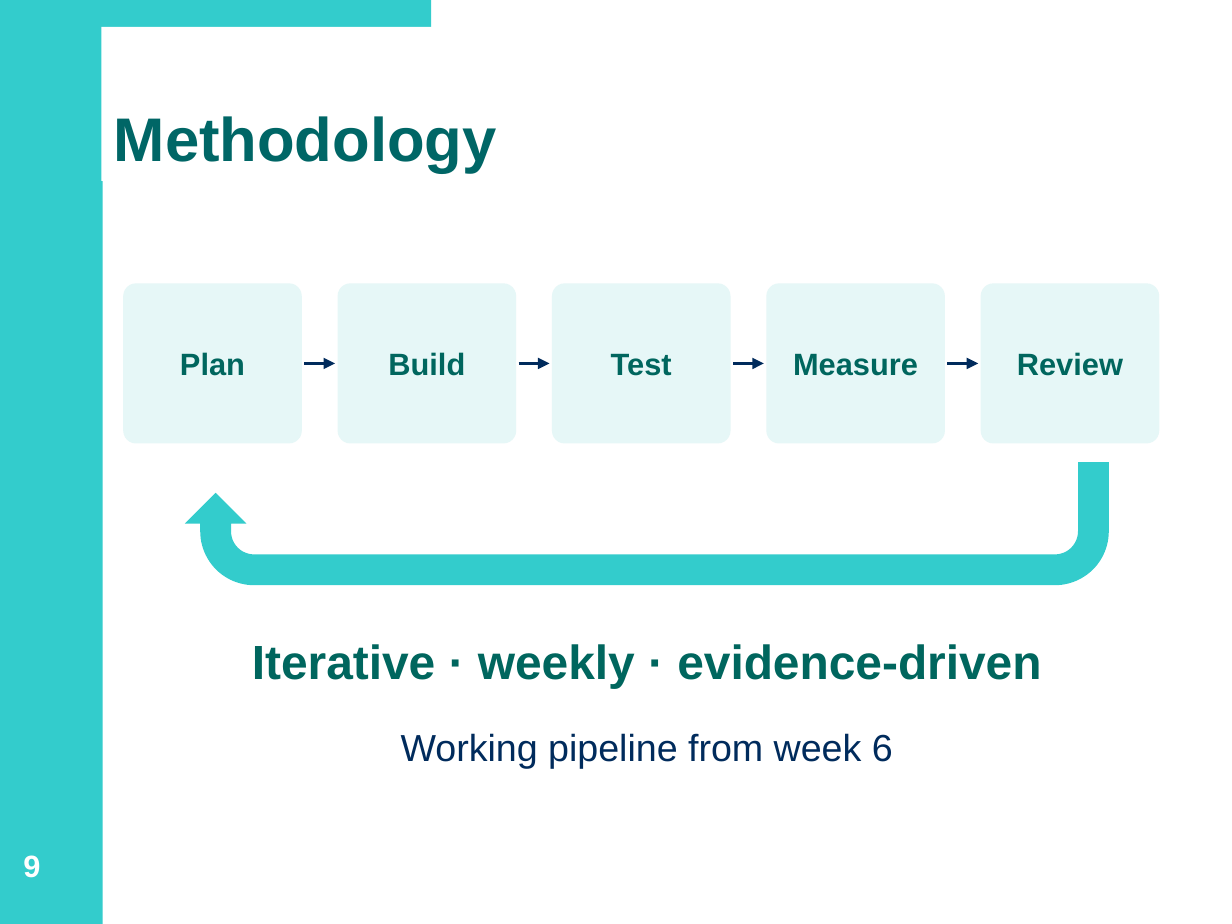
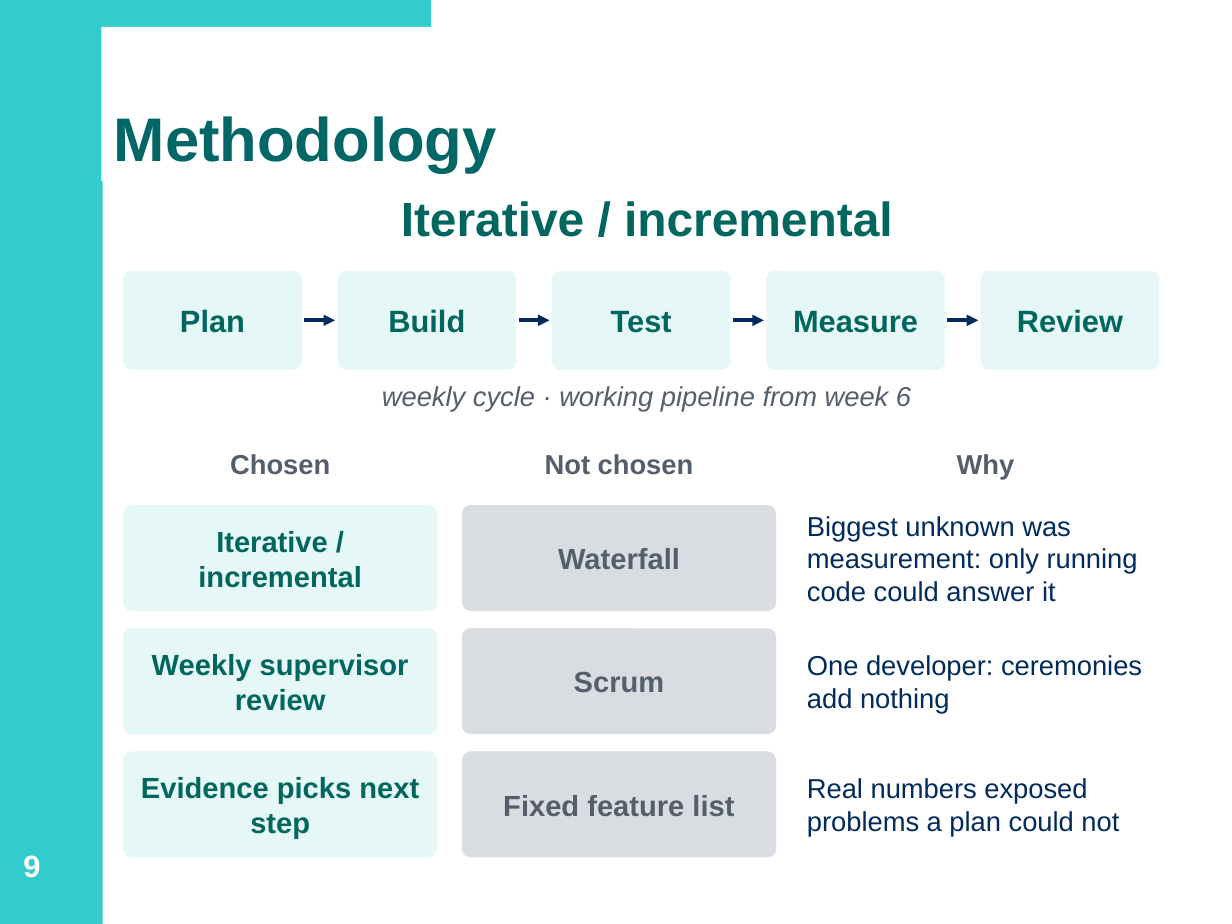
Before and after one commit to james-long04/GreenCode, a slide deck: slide 9 of docs/GreenCode-Interim-Demo.pptx. Drawn at 1232x924 pixels with LibreOffice and Linux fonts; fonts in the diff are those of the drawing. Boxes give left, top, right and bottom in pixels: in the first picture for what was removed or moved away, otherwise in the second. Text is boxed around its words. In the diff, an @@ line names an element or a change of style, - is before the commit and + after.

```diff
--- a/docs/GreenCode-Interim-Demo.pptx
+++ b/docs/GreenCode-Interim-Demo.pptx
@@ text added at (401, 201, 893, 237), 28 pt, text #00665E, bold @@
+Iterative / incremental
@@ rounded rectangle "Plan": place and size @@
-rounded rectangle "Plan" at (123, 283, 302, 444)
+rounded rectangle "Plan" at (123, 271, 302, 370)
@@ rounded rectangle "Build": place and size @@
-rounded rectangle "Build" at (338, 283, 516, 444)
+rounded rectangle "Build" at (338, 271, 516, 370)
@@ rounded rectangle "Test": place and size @@
-rounded rectangle "Test" at (552, 283, 731, 444)
+rounded rectangle "Test" at (552, 271, 731, 370)
@@ rounded rectangle "Measure": place and size @@
-rounded rectangle "Measure" at (766, 283, 945, 444)
+rounded rectangle "Measure" at (766, 271, 945, 370)
@@ rounded rectangle "Review": place and size @@
-rounded rectangle "Review" at (981, 283, 1159, 444)
+rounded rectangle "Review" at (981, 271, 1159, 370)
@@ 4 arrows: place and size @@
-4 arrows at (304, 363, 978, 363)
+4 arrows at (304, 320, 978, 320)
@@ text at (382, 386, 911, 412): text changed; size 22 to 16 pt; text colour #002B5C to #555F6B; italic on @@
-Working pipeline from week 6
+weekly cycle · working pipeline from week 6
@@ uturn arrow removed at (185, 462, 1109, 585) @@
@@ text added at (230, 454, 330, 475), 16 pt, text #555F6B, bold @@
+Chosen
@@ text added at (545, 454, 694, 475), 16 pt, text #555F6B, bold @@
+Not chosen
@@ text added at (957, 454, 1015, 480), 16 pt, text #555F6B, bold @@
+Why
@@ rounded rectangle added at (123, 505, 437, 611), fill #E6F7F7, 17 pt, text #00665E, bold @@
+Iterative / incremental
@@ rounded rectangle added at (462, 505, 776, 611), fill #D9DDE2, 17 pt, text #555F6B, bold @@
+Waterfall
@@ text added at (807, 516, 1138, 602), 16 pt, text #002B5C @@
+Biggest unknown was measurement: only running code could answer it
@@ rounded rectangle added at (123, 628, 437, 734), fill #E6F7F7, 17 pt, text #00665E, bold @@
+Weekly supervisor review
@@ rounded rectangle added at (462, 628, 776, 734), fill #D9DDE2, 17 pt, text #555F6B, bold @@
+Scrum
@@ text removed at (252, 644, 1041, 689) @@
-Iterative · weekly · evidence-driven
@@ text added at (807, 655, 1142, 714), 16 pt, text #002B5C @@
+One developer: ceremonies add nothing
@@ rounded rectangle added at (123, 752, 437, 857), fill #E6F7F7, 17 pt, text #00665E, bold @@
+Evidence picks next step
@@ rounded rectangle added at (462, 752, 776, 857), fill #D9DDE2, 17 pt, text #555F6B, bold @@
+Fixed feature list
@@ text added at (807, 778, 1119, 837), 16 pt, text #002B5C @@
+Real numbers exposed problems a plan could not
```
Also in this commit, not shown: 2 other slides changed, 4 slides added, 1 slide removed.
